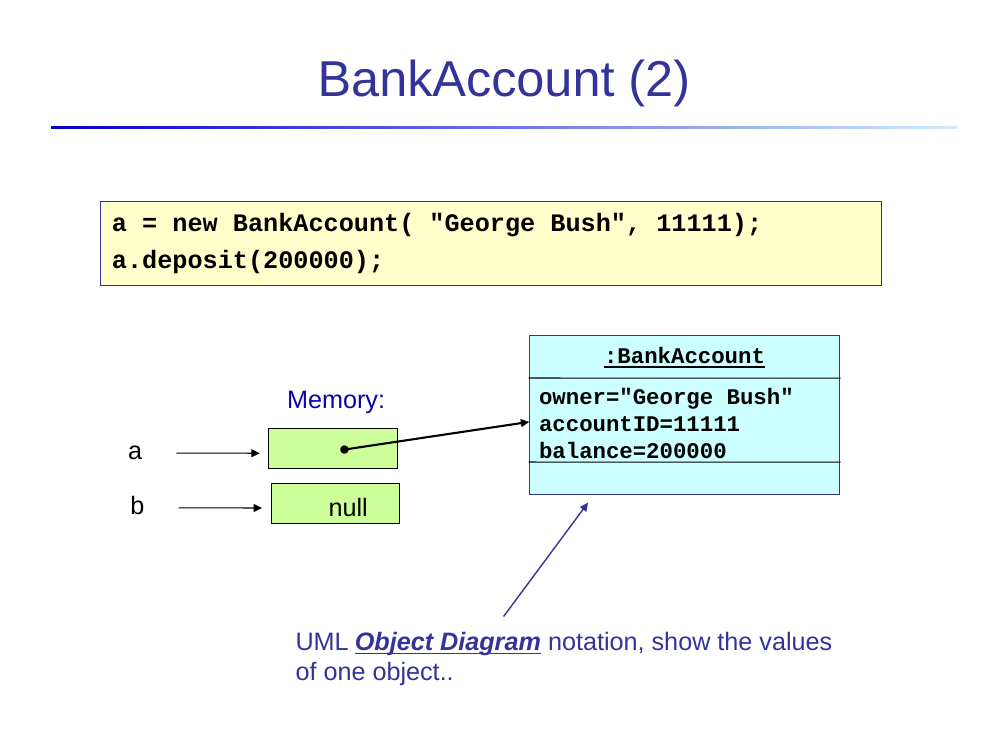
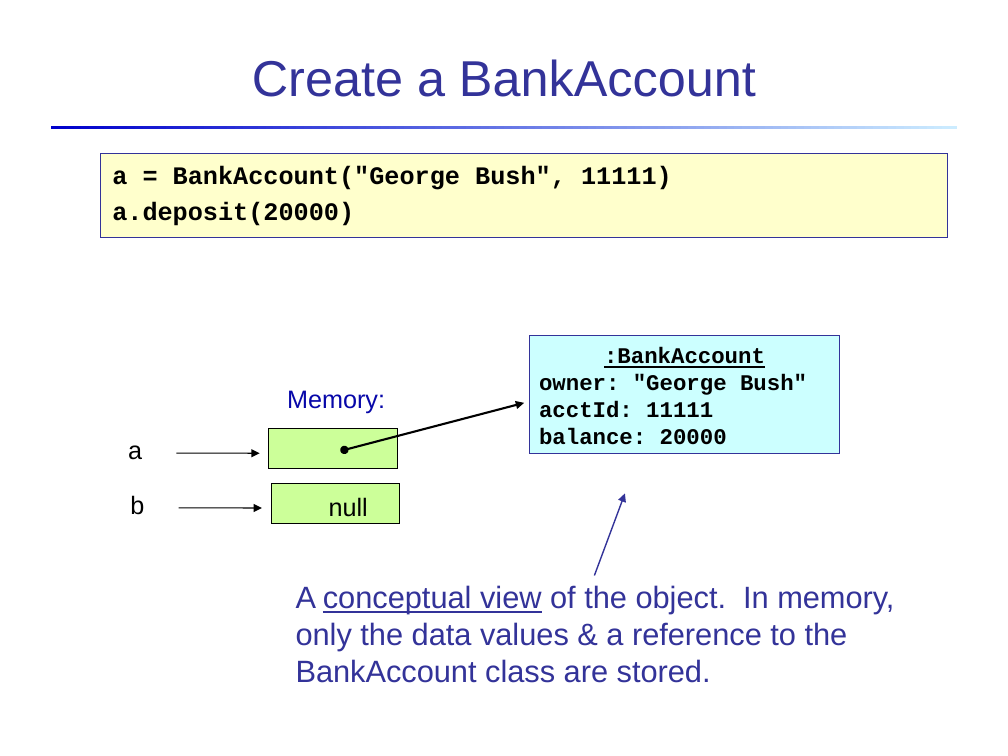
Before and after one commit to cpske/Prog2, a slide deck: slide 13 of oop/Object-References.ppt (slide 11 before the commit). Drawn at 1008x756 pixels with LibreOffice and Linux fonts; fonts in the diff are those of the drawing. Boxes give left, top, right and bottom in pixels: in the first picture for what was removed or moved away, otherwise in the second. Text is boxed around its words. In the diff, an @@ line names an element or a change of style, - is before the commit and + after.

```diff
--- a/oop/Object-References.ppt
+++ b/oop/Object-References.ppt
@@ title at <box>252,59,756,97</box>: text changed @@
-BankAccount (2)
+Create a BankAccount
@@ rectangle "a = BankAccount("George Bush", 11111)": place and size @@
-rectangle "a = BankAccount("George Bush", 11111)" at <box>101,202,882,285</box>
+rectangle "a = BankAccount("George Bush", 11111)" at <box>101,154,948,238</box>
@@ text in rectangle at <box>112,165,672,226</box>: text changed @@
-a = new BankAccount( "George Bush", 11111);
-a.deposit(200000);
+a = BankAccount("George Bush", 11111)
+a.deposit(20000)
@@ rectangle ":BankAccount": place and size @@
-rectangle ":BankAccount" at <box>529,336,840,494</box>
+rectangle ":BankAccount" at <box>529,336,840,454</box>
@@ line removed from (529, 378) to (840, 378) @@
@@ text in rectangle at <box>539,374,807,445</box>: text changed @@
-owner="George Bush"
-accountID=11111
-balance=200000
+owner: "George Bush"
+acctId: 11111
+balance: 20000
@@ double arrow moved from (345, 450) - (529, 422) to (345, 450) - (524, 403) @@
@@ line removed from (529, 462) to (840, 463) @@
@@ arrow moved from (504, 616) - (588, 503) to (595, 575) - (625, 494) @@
@@ text added at <box>296,585,894,683</box>, 22 pt, text #333399 @@
+A conceptual view of the object. In memory, only the data values & a reference to the BankAccount class are stored.
@@ text removed at <box>296,631,832,686</box> @@
-UML Object Diagram notation, show the values of one object..
```
Also in this commit, not shown: 4 other slides changed, 12 slides added, 8 slides removed, 9 other files.
